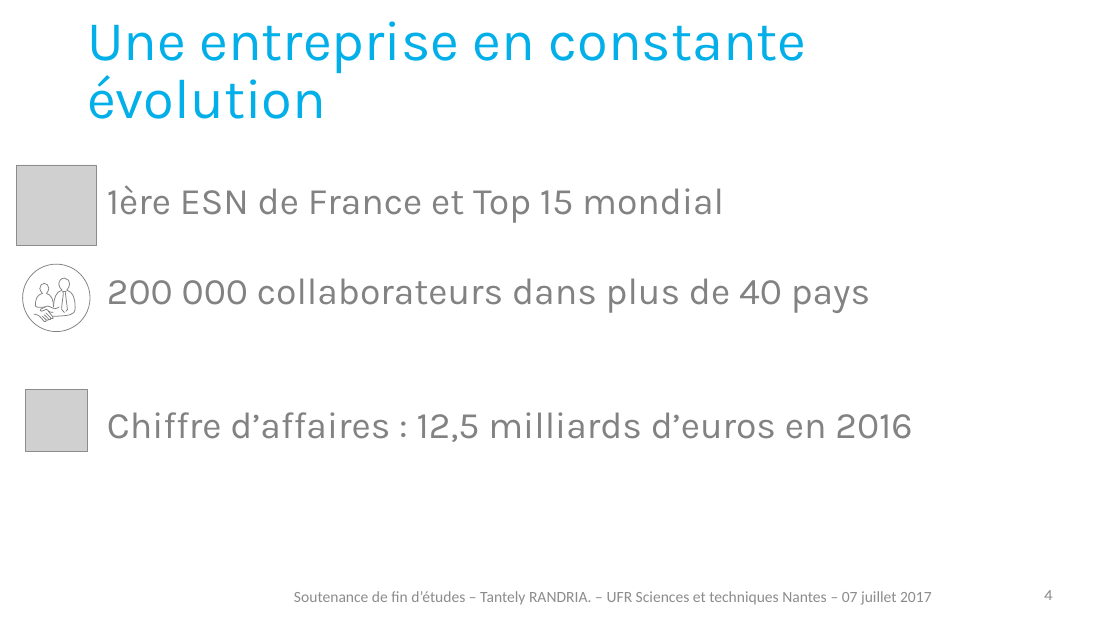
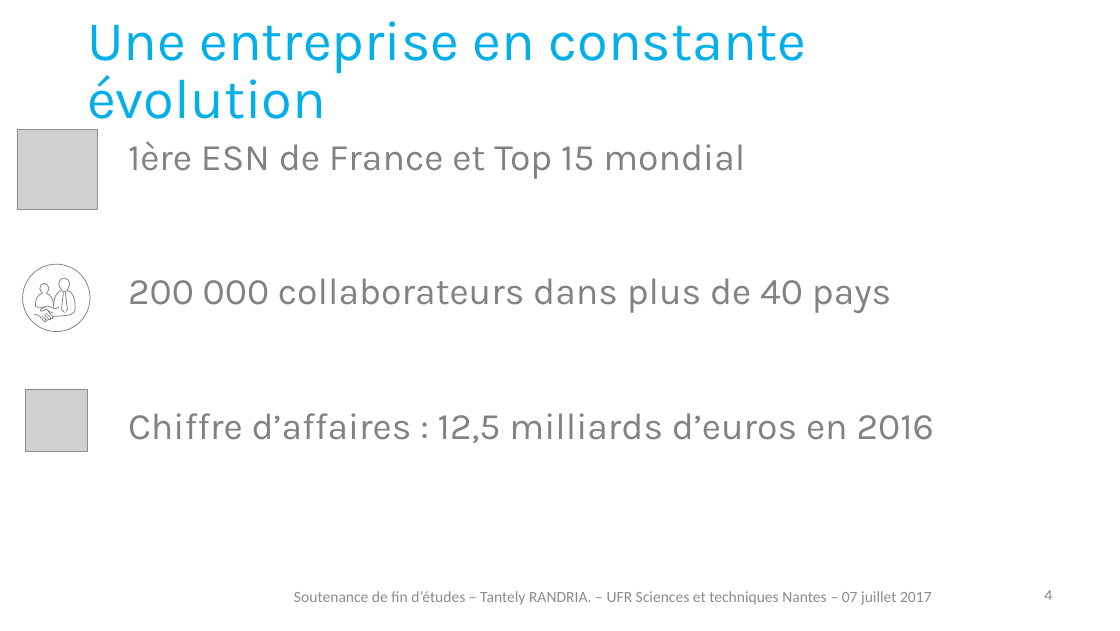
Before and after one commit to nirina-tantely/RAPPORT, a slide deck: slide 4 of Soutenance_alma_Tantely_XDE.pptx. Drawn at 1120x631 pixels with LibreOffice and Linux fonts; fonts in the diff are those of the drawing; grey boxes stand for pictures; background and template pictures are left out. Boxes give left, top, right and bottom in pixels: in the first picture for what was removed or moved away, otherwise in the second. Text is boxed around its words. In the diff, an @@ line names an element or a change of style, - is before the commit and + after.

```diff
--- a/Soutenance_alma_Tantely_XDE.pptx
+++ b/Soutenance_alma_Tantely_XDE.pptx
@@ picture moved from (x1=16, y1=165, x2=96, y2=245) to (x1=17, y1=129, x2=97, y2=209) @@
@@ text "1ère ESN de France et ..." rewrapped from (x1=107, y1=185, x2=912, y2=442) to (x1=128, y1=141, x2=934, y2=443) @@
```
Also in this commit, not shown: 1 other slide changed, 7 other files.
